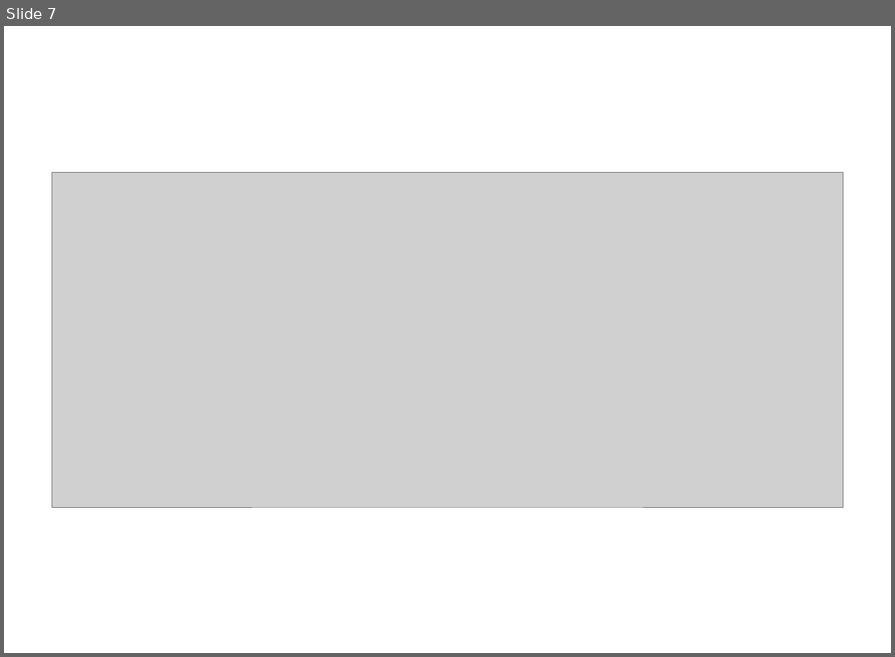
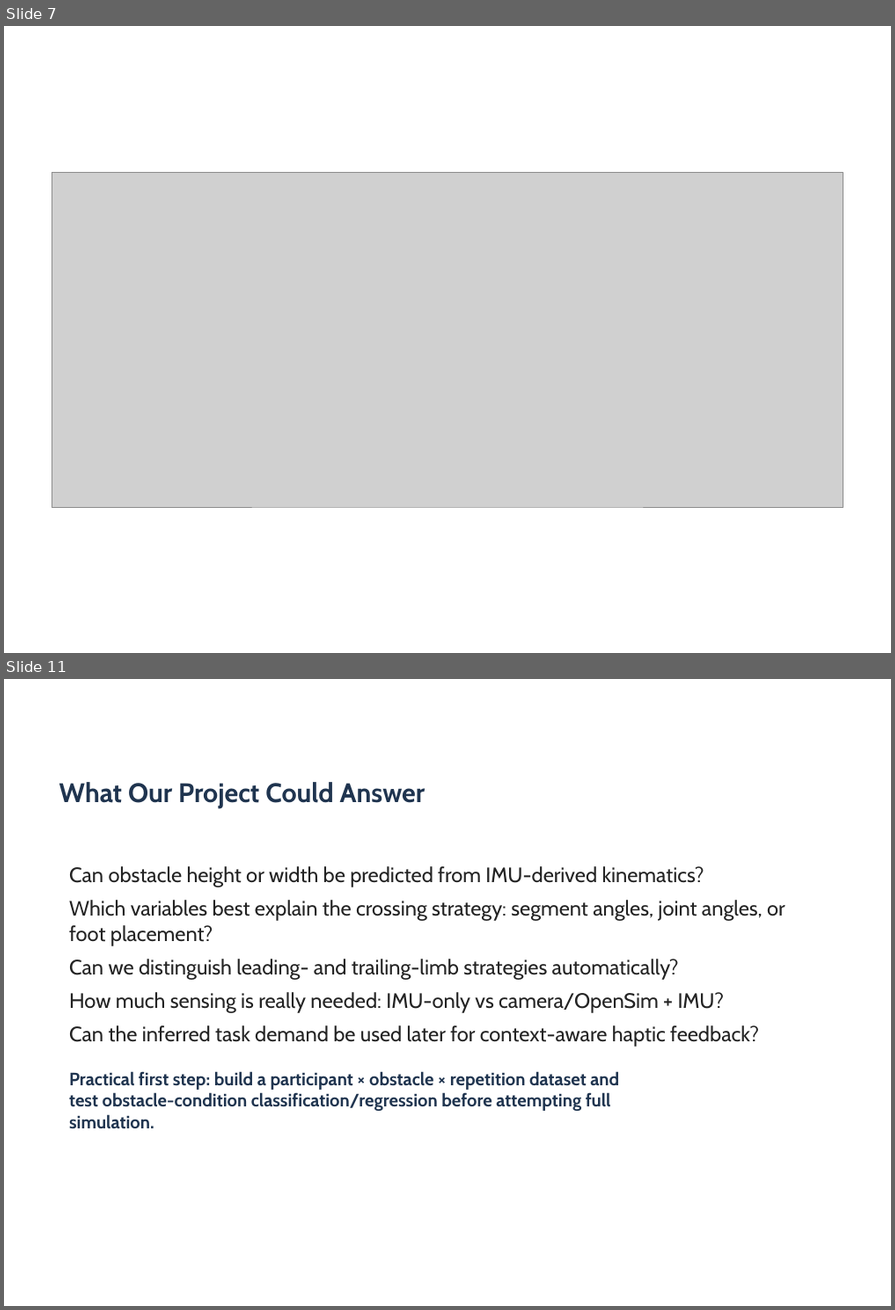
Before and after one commit to ehsansharafianm/imu-obstacle-crossing-analysis, a slide deck: Presentations/26-10-26-group-meeting-statistical-analysis-101-109.pptx. Shown one above the other, each under a label of ours: slide 7 before the commit, slides 7 and 11 after it; the slides between them are not shown. The pictures are 895x657 and 895x1310 pixels, drawn with LibreOffice and Linux fonts; fonts in the diff are those of the drawing; grey boxes stand for pictures. Boxes give left, top, right and bottom in pixels: in the first picture for what was removed or moved away, otherwise in the second. Text is boxed around its words. In the diff, an @@ line names an element or a change of style, - is before the commit and + after.

```diff
--- a/Presentations/26-10-26-group-meeting-statistical-analysis-101-109.pptx
+++ b/Presentations/26-10-26-group-meeting-statistical-analysis-101-109.pptx
@@ slide 11 added at box(4, 679, 891, 1306), background #FFFFFF @@
@@ text added at box(59, 782, 426, 808), 36 pt, text #1F344F, bold @@
+What Our Project Could Answer
@@ text added at box(69, 866, 785, 1047), 28 pt, text #232323 @@
+Can obstacle height or width be predicted from IMU-derived kinematics?
+Which variables best explain the crossing strategy: segment angles, joint angles, or foot placement?
+Can we distinguish leading- and trailing-limb strategies automatically?
+How much sensing is really needed: IMU-only vs camera/OpenSim + IMU?
+Can the inferred task demand be used later for context-aware haptic feedback?
@@ text added at box(69, 1071, 619, 1130), 24 pt, text #1F344F, bold @@
+Practical first step: build a participant × obstacle × repetition dataset and test obstacle-condition classification/regression before attempting full simulation.
```
Also in this commit, not shown: 3 other slides added, 18 other files.
